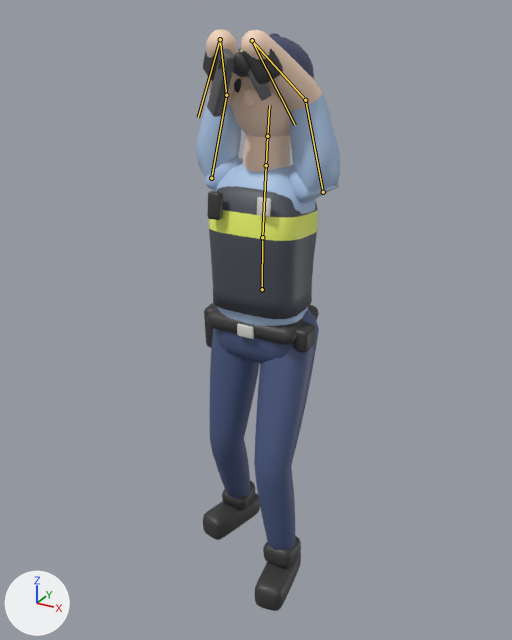
Before and after pictures for a commit that changed the glTF model assets/models/characters/officer.glb.
Both versions are drawn from a 50 mm lens placed at (1.049, -1.938, 1.95), pointed at (0.015, -0.058, 1.01). Arrows for +X, +Y and +Z are at lower left; the lights stay in place. The first picture is the older version. Both versions are drawn at frame 16 of the action 'smash'; the numbers are the values there. The bones that change are drawn over the model as lines.
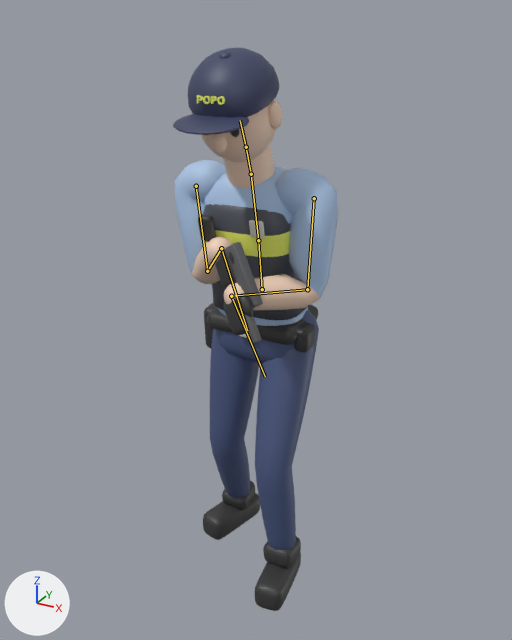
Changed parts and their boxes [x1, y1, x2, y2] in the pictures (512 x 640 px):
'arm.L', posed (16% wider, 18% shorter)
    before: [241, 30, 340, 203]
    after: [223, 168, 338, 310]
'vest', posed
    before: [209, 186, 318, 319]
    after: [203, 204, 309, 320]
'leg.L', posed
    before: [254, 308, 319, 550]
    after: [255, 308, 319, 550]
'arm.R', posed (23% wider, 23% shorter)
    before: [196, 29, 243, 191]
    after: [174, 160, 232, 284]
'cap', posed
    before: [238, 36, 314, 79]
    after: [188, 47, 279, 117]
'chest', posed
    before: [216, 163, 316, 326]
    after: [204, 166, 308, 326]
'head', posed
    before: [231, 77, 290, 137]
    after: [201, 98, 277, 162]
'neck', posed (8% wider, 15% taller)
    before: [243, 134, 290, 172]
    after: [224, 144, 275, 188]
'hand.L', posed
    before: [242, 49, 283, 84]
    after: [224, 298, 248, 335]
'cap_peak', posed (mostly hidden before)
    before: [233, 65, 249, 77]
    after: [173, 114, 249, 135]
'radio', posed (12% wider)
    before: [207, 191, 223, 220]
    after: [198, 214, 216, 242]
'cap_letters', posed (not visible before)
    after: [197, 95, 225, 105]
'cap_button', posed
    before: [269, 33, 280, 37]
    after: [219, 51, 231, 59]
bone 'spine', root to tip
    before: (262, 289) to (262, 237)
    after: (262, 289) to (258, 240)
bone 'chest', root to tip
    before: (262, 237) to (266, 165)
    after: (258, 240) to (251, 174)
bone 'neck', root to tip
    before: (266, 165) to (267, 136)
    after: (251, 174) to (246, 147)
bone 'head', root to tip
    before: (267, 136) to (269, 105)
    after: (246, 147) to (240, 120)
bone 'upper_arm.L', root to tip
    before: (323, 192) to (305, 100)
    after: (314, 198) to (307, 289)
bone 'forearm.L', root to tip
    before: (305, 100) to (252, 40)
    after: (307, 289) to (231, 296)
bone 'hand.L', root to tip
    before: (252, 40) to (295, 125)
    after: (231, 296) to (265, 376)
bone 'upper_arm.R', root to tip
    before: (211, 178) to (226, 95)
    after: (196, 186) to (207, 271)
bone 'forearm.R', root to tip
    before: (226, 95) to (220, 39)
    after: (207, 271) to (221, 248)
bone 'hand.R', root to tip
    before: (220, 39) to (198, 117)
    after: (221, 248) to (247, 330)

What the commit changed:
Bone 'spine' (bone_spine) turns from (-4, 0, 0) to (5, 1, 0) degrees about its own x, y and z.
Bone 'chest' (bone_chest) turns from (-4, 0, 0) to (5, 2, 0) degrees about its own x, y and z.
Bone 'neck' (bone_neck) turns from (-2, 0, 0) to (6, 0, 0) degrees about its own x, y and z.
Bone 'head' (bone_head) turns from (-2, 0, 0) to (6, 1, 0) degrees about its own x, y and z.
Bone 'upper_arm.L' (bone_upper_arm_l) turns from (-2, -22, 176) to (-31, 13, -6) degrees about its own x, y and z.
Bone 'forearm.L' (bone_forearm_l) turns from (-31, 3, 10) to (-72, 14, 19) degrees about its own x, y and z.
Bone 'hand.L' (bone_hand_l) turns from (-21, 22, 150) to (48, 1, -109) degrees about its own x, y and z.
Bone 'upper_arm.R' (bone_upper_arm_r) turns from (-2, 22, -176) to (-30, -21, -5) degrees about its own x, y and z.
Bone 'forearm.R' (bone_forearm_r) turns from (-31, -3, -10) to (-94, -22, -20) degrees about its own x, y and z.
Bone 'hand.R' (bone_hand_r) turns from (-21, -22, -150) to (95, -13, -22) degrees about its own x, y and z.
